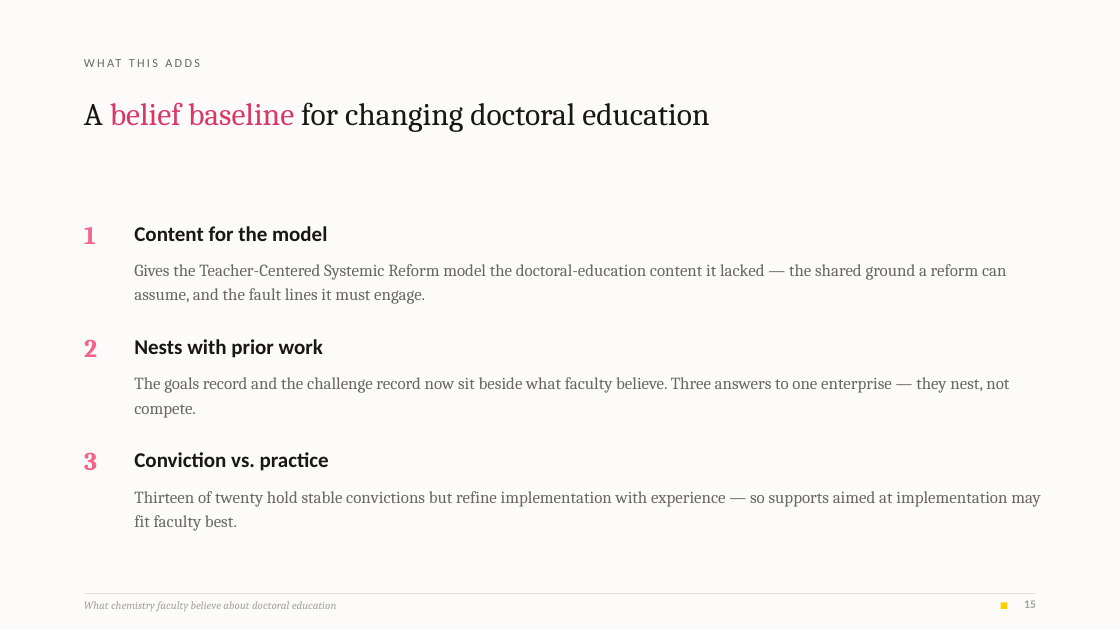
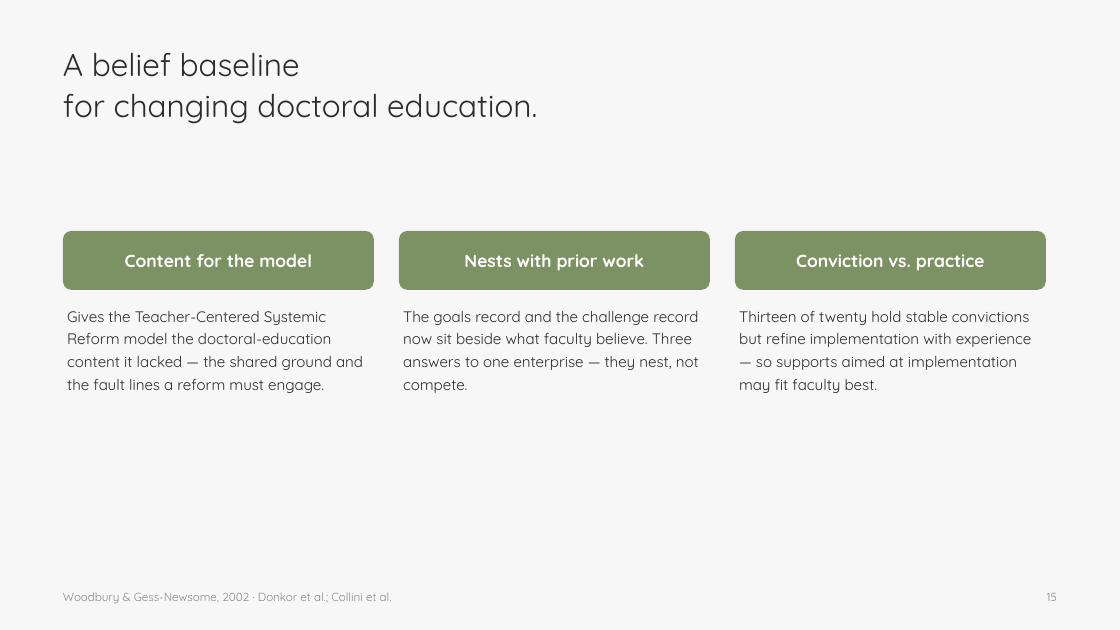
Before and after one commit to 7ahra/resnet_exploration, a slide deck: slide 15 of bcce_2026_faculty_beliefs/BCCE2026_faculty_beliefs.pptx. Drawn at 1120x630 pixels with LibreOffice and Linux fonts; fonts in the diff are those of the drawing; background and template pictures are left out. Boxes give left, top, right and bottom in pixels: in the first picture for what was removed or moved away, otherwise in the second. Text is boxed around its words. In the diff, an @@ line names an element or a change of style, - is before the commit and + after.

```diff
--- a/bcce_2026_faculty_beliefs/BCCE2026_faculty_beliefs.pptx
+++ b/bcce_2026_faculty_beliefs/BCCE2026_faculty_beliefs.pptx
@@ rectangle at (0, 0, 1120, 630): fill #FCFBF9 to #F7F7F7 @@
@@ text at (63, 52, 537, 124): text changed; font Cambria to Quicksand; text colour #1A1712 to #2C2C2C @@
-A belief baseline for changing doctoral education
+A belief baseline
+for changing doctoral education.
@@ text removed at (84, 55, 924, 81) @@
-WHAT THIS ADDS
@@ rounded rectangle added at (63, 231, 374, 290), fill #7D9263 @@
@@ text "Content for the model": place and size @@
-text "Content for the model" at (134, 226, 327, 241)
+text "Content for the model" at (125, 254, 312, 267)
@@ text removed at (84, 227, 96, 244) @@
-1
@@ rounded rectangle added at (399, 231, 710, 290), fill #7D9263 @@
@@ text "Nests with prior work": place and size @@
-text "Nests with prior work" at (134, 339, 323, 358)
+text "Nests with prior work" at (464, 254, 644, 271)
@@ rounded rectangle added at (735, 231, 1046, 290), fill #7D9263 @@
@@ size 18 to 15 pt, font Calibri to Quicksand, text colour #1A1712 to #FFFFFF; alignment left to centre; line spacing 1 to 1.02; vertical alignment top to middle in 3 elements at (125, 254, 312, 267), (464, 254, 644, 271), (796, 254, 985, 271) @@
@@ text "Conviction vs. practice": place and size @@
-text "Conviction vs. practice" at (134, 452, 329, 471)
+text "Conviction vs. practice" at (796, 254, 985, 271)
@@ text at (67, 311, 363, 393): text changed; size 14.5 to 13 pt; font Cambria to Quicksand; text colour #6B6660 to #2C2C2C @@
-Gives the Teacher-Centered Systemic Reform model the doctoral-education content it lacked — the shared ground a reform can assume, and the fault lines it must engage.
+Gives the Teacher-Centered Systemic Reform model the doctoral-education content it lacked — the shared ground and the fault lines a reform must engage.
@@ text "The goals record and the ...": place and size @@
-text "The goals record and the ..." at (134, 377, 1009, 418)
+text "The goals record and the ..." at (403, 311, 699, 393)
@@ text "The goals record and the ..." at (403, 311, 699, 393): size 14.5 to 13 pt, font Cambria to Quicksand, text colour #6B6660 to #2C2C2C; line spacing 1.2 to 1.25 @@
@@ text "Thirteen of twenty hold stable ..." at (739, 311, 1032, 393): size 14.5 to 13 pt, font Cambria to Quicksand, text colour #6B6660 to #2C2C2C; line spacing 1.2 to 1.25 @@
@@ text "Thirteen of twenty hold stable ...": place and size @@
-text "Thirteen of twenty hold stable ..." at (134, 491, 1041, 531)
+text "Thirteen of twenty hold stable ..." at (739, 311, 1032, 393)
@@ text removed at (84, 339, 97, 357) @@
-2
@@ text removed at (84, 452, 97, 470) @@
-3
@@ text added at (63, 592, 392, 603), 10 pt, text #8C8983 @@
+Woodbury & Gess-Newsome, 2002 · Donkor et al.; Collini et al.
@@ line removed from (84, 593) to (1036, 593) @@
@@ text "15": place and size @@
-text "15" at (1024, 600, 1036, 608)
+text "15" at (1047, 593, 1057, 601)
@@ text "15" at (1047, 593, 1057, 601): font Calibri to Quicksand, text colour #A8A299 to #8C8983, bold off @@
@@ text removed at (84, 601, 337, 611) @@
-What chemistry faculty believe about doctoral education
@@ rectangle removed at (1001, 602, 1007, 609) @@
```
Also in this commit, not shown: 15 other slides changed, 6 other files.
